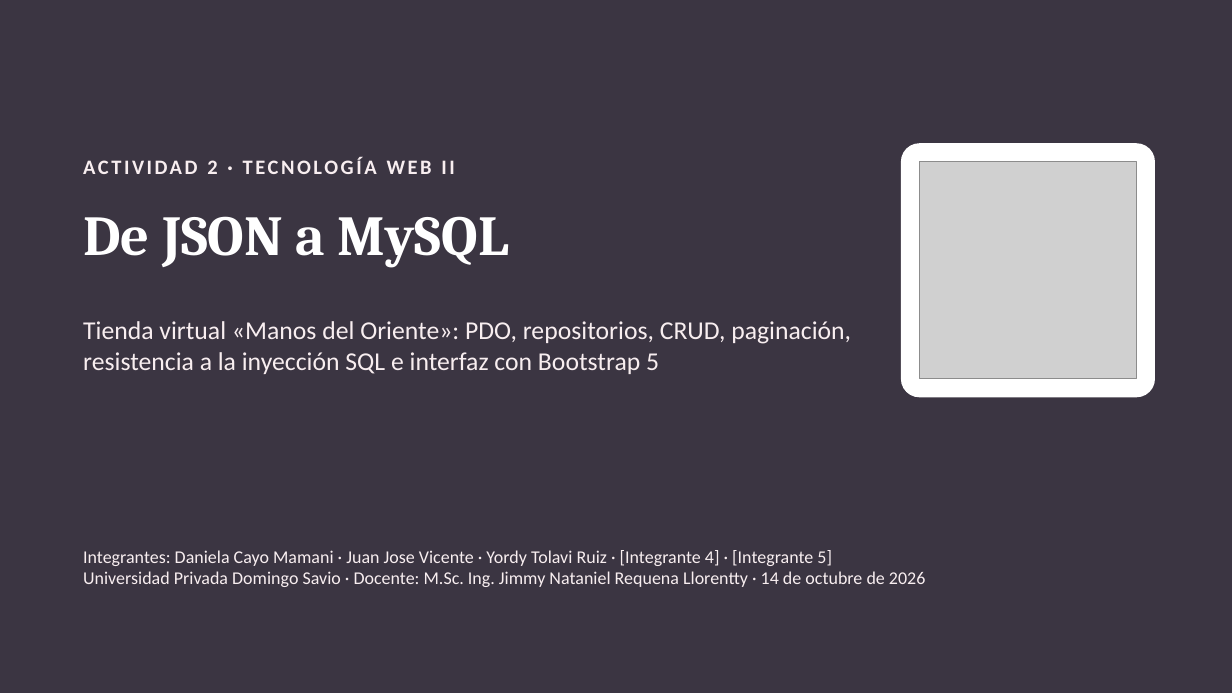
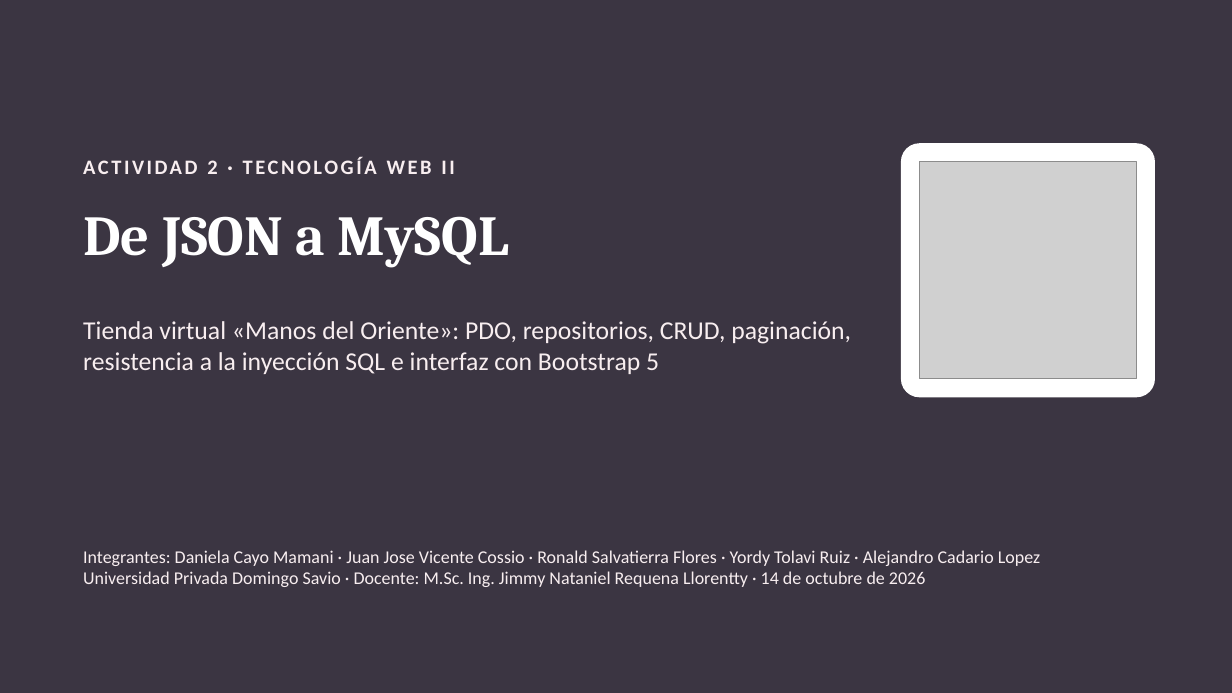
Before and after one commit to TecnologiaWeb2/Tecnologiaweb2, a slide deck: slide 1 of docs/actividad-02/Presentacion_Actividad02.pptx. Drawn at 1232x693 pixels with LibreOffice and Linux fonts; fonts in the diff are those of the drawing; grey boxes stand for pictures. Boxes give left, top, right and bottom in pixels: in the first picture for what was removed or moved away, otherwise in the second. Text is boxed around its words. In the diff, an @@ line names an element or a change of style, - is before the commit and + after.

```diff
--- a/docs/actividad-02/Presentacion_Actividad02.pptx
+++ b/docs/actividad-02/Presentacion_Actividad02.pptx
@@ text at (83, 550, 1040, 566): text changed @@
-Integrantes: Daniela Cayo Mamani · Juan Jose Vicente · Yordy Tolavi Ruiz · [Integrante 4] · [Integrante 5]
+Integrantes: Daniela Cayo Mamani · Juan Jose Vicente Cossio · Ronald Salvatierra Flores · Yordy Tolavi Ruiz · Alejandro Cadario Lopez
```
Also in this commit, not shown: 7 other files.
